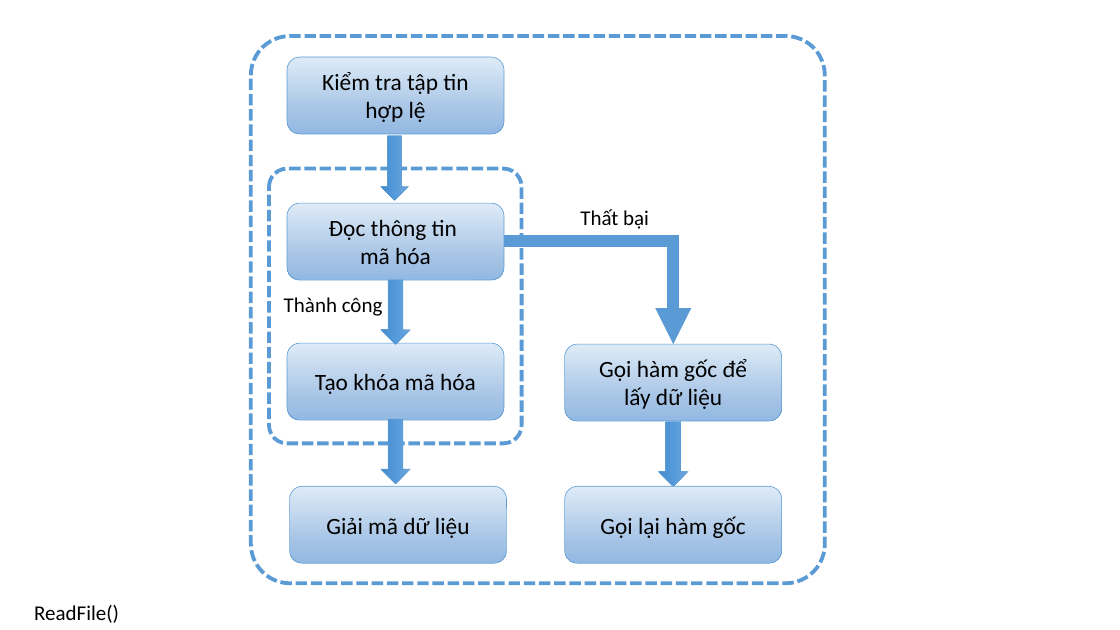
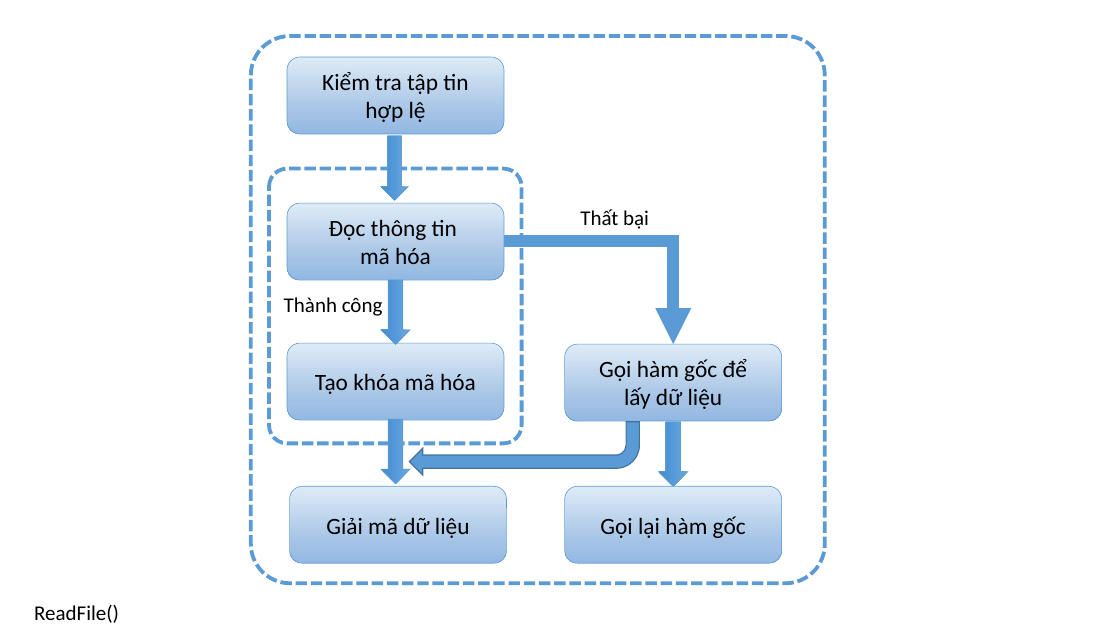
Before and after one commit to dotrungduchd/LUANVAN, a slide deck: slide 19 of Document/SODO.pptx. Drawn at 1120x630 pixels with LibreOffice and Linux fonts; fonts in the diff are those of the drawing. Boxes give left, top, right and bottom in pixels: in the first picture for what was removed or moved away, otherwise in the second. Text is boxed around its words. In the diff, an @@ line names an element or a change of style, - is before the commit and + after.

```diff
--- a/Document/SODO.pptx
+++ b/Document/SODO.pptx
@@ bent arrow added at (409,422,639,475), fill #5B9BD5, outline #43739E 1 pt @@
```
Also in this commit, not shown: 2 other slides changed, 4 slides added, 4 other files.
